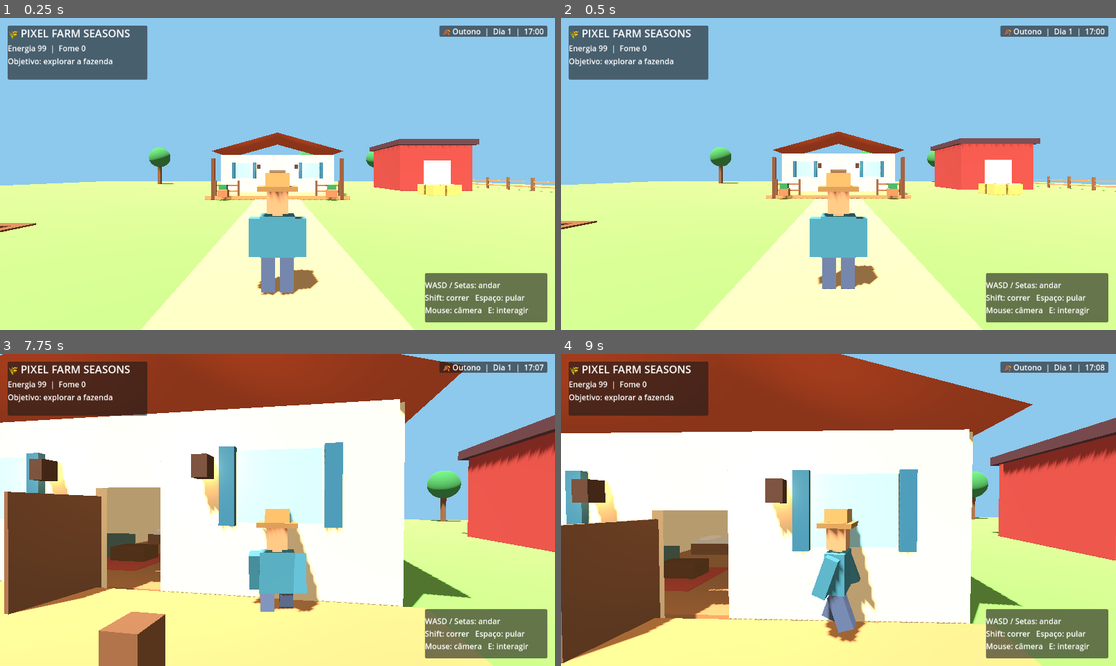
Above: before the commit, frames 1-4 (two rows, left to right).
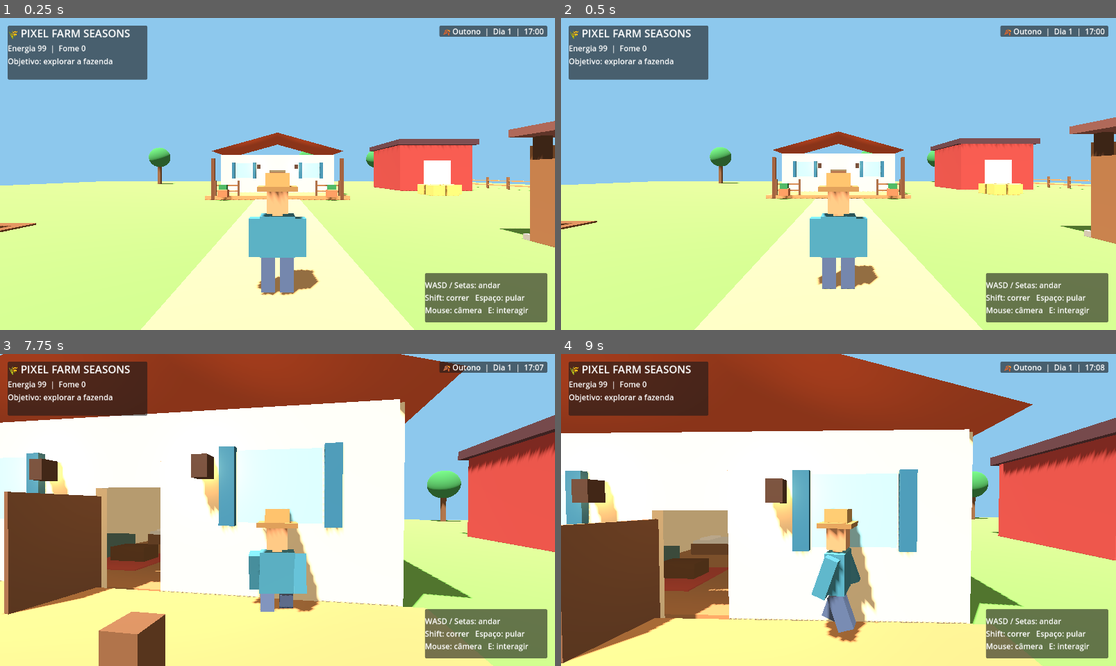
Above: after the commit, the same moments.

Repository: juniordev830/pixel-farm-seasons
Game: Godot game, scene res://main.tscn
Two runs of this game, one before a commit and one after it. Both use one fixed random seed, a clock stepped at 60 frames per second and the inputs below.
Inputs (mouse positions are in pixels of both pictures, inside the frame that each line leads up to):
- Up to frame 1 (0.25 s): no input
- Up to frame 2 (0.5 s): no input
- Up to frame 3 (7.75 s): tap Enter (ui_accept) at 0.5, 0.77, 1.52, 3.02, 3.77, 4.52, 6.02, 6.77, 7.52 s; move the mouse to (305, 510) at 0.52 s; hold Shift 0.53-1.28 s; hold Up (ui_up) 0.53-5.78 s; move the mouse to (249, 510) at 1.27 s; tap E at 1.35, 3.6, 5.85 s; move the mouse to (288, 503) at 2.02 s; hold Space 2.03-2.78 s; move the mouse to (271, 516) at 2.77 s; tap Shift at 2.85, 7.35 s; move the mouse to (316, 513) at 3.52 s; move the mouse to (233, 506) at 4.27 s; tap Space at 4.35 s; move the mouse to (283, 510) at 5.02 s; hold Shift 5.03-5.78 s; move the mouse to (255, 503) at 5.77 s; hold Right (ui_right) 5.78-6.53 s; move the mouse to (305, 510) at 6.52 s; hold Space 6.53-7.28 s; hold Up (ui_up) from 6.53 s (still down); move the mouse to (249, 510) at 7.27 s
- Up to frame 4 (9 s): move the mouse to (849, 503) at 8.02 s; tap E at 8.1 s; move the mouse to (832, 516) at 8.77 s; release Up (ui_up) at 8.78 s; hold Left (ui_left) from 8.78 s (still down); tap Space at 8.85 s

The runs differ from the first frame. In frame 1, 1.9% of the frame differs, in the area x 89-100%, y 32-74%; in frame 2, 1.9%; in frame 3, less than 0.1%; in frame 4, less than 0.1%.
Error in both runs: Invalid access to property or key 'environment' on a base object of type 'null instance'. (res://day_night_controller.gd:54)

Commit message:
feat: place farm workshop in explorable world

Diff:
--- a/godot/main.tscn
+++ b/godot/main.tscn
@@ -19,6 +19,8 @@
 [ext_resource type="Script" path="res://interactive_fridge.gd" id="12"]
 
 [ext_resource type="Script" path="res://interactive_bed.gd" id="13"]
+
+[ext_resource type="Script" path="res://farm_workshop.gd" id="14"]
 
 [node name="Main" type="Node3D"]
 
@@ -43,6 +45,10 @@
 [node name="FarmhouseInterior" type="Node3D" parent="."]
 script = ExtResource("9")
 
+[node name="FarmWorkshop" type="Node3D" parent="."]
+script = ExtResource("14")
+position = Vector3(13, 0, 12)
+
 [node name="GroundCollision" type="StaticBody3D" parent="."]
 script = ExtResource("4")
 
Not shown: 1 places in godot/main.tscn that only renumber resources
